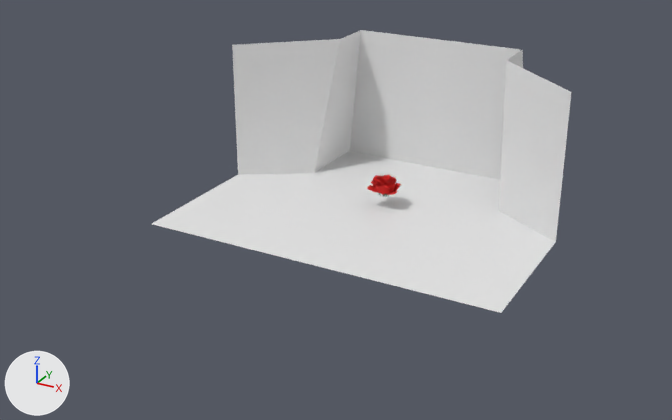
Before and after pictures for a commit that changed the glTF model models/rose2webar.glb.
Both versions are drawn from a 50 mm camera at (3.24, -6.77, 2.14) aimed at (-0.09, -0.72, -0.89). Lighting does not change. The marker at lower left points along +X, +Y and +Z. Where no turn or scale is listed for an object, it has been applied to the vertices. Vertices at the same position are counted once.

Objects in the first picture: 'Plane', 'emitter_plane', 'rose.001'.
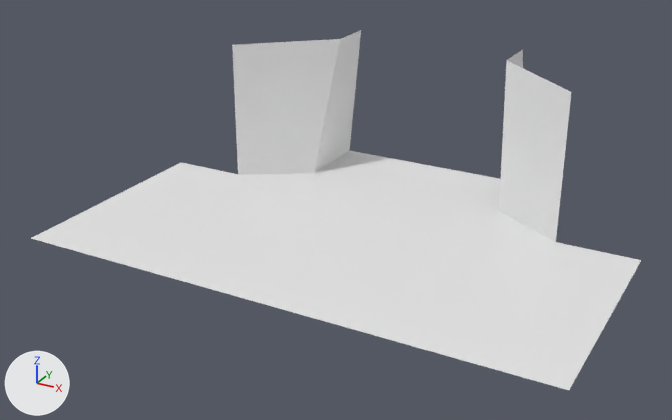
What differs and where, as boxes [x1, y1, x2, y2] in the pictures (672 x 420 px):
'Plane', reshaped (45% wider, 27% taller): before [152, 30, 572, 313]; after [31, 30, 641, 390]
'emitter_plane', deleted: before [350, 30, 521, 179]
'rose.001', deleted (red): before [367, 175, 401, 198]
    faces in mat_m_petal_007 (red #e7120e): [367, 175, 401, 195]
part 1 of me_plane, built on: before [152, 174, 555, 313]; after [31, 162, 641, 390]

Edits to the bpy script that builds the scene:
```text
Change me_plane:
    where me_plane.from_pydata(...)  # 16 vertices, 16 faces; spans x -1.53..1.53, y -1.21..1.17, z 0.0..1.24
    used by ob_plane; location = (0.0, -0.098, -1.092)
    verts and faces of me_plane; kept vertices keep their numbers, new ones are numbered from 16
    before: 0 (-1.53, -1.21, 0.0) at pixel (150, 223), 1 (1.53, -1.21, 0.0) at pixel (501, 312), 4 (1.53, 0.08, 0.0) at pixel (555, 242), 5 (-1.53, 0.08, 0.0) at pixel (238, 174), 6 (0.92, -1.21, 0.0) at pixel (419, 292)
    before: 7 (-0.92, -1.21, 0.0) at pixel (210, 239)
    me_plane part 1
    add for i in [0, 1, 6, 7]: verts[i] += (0.0, -0.68, 0.0)
    add verts[16] = (-2.2, -1.89, 0.0)  # pixel (30, 238)
    add verts[17] = (2.2, -1.89, 0.0)  # pixel (569, 390)
    add verts[18] = (2.2, 0.08, 0.0)  # pixel (641, 260)
    add verts[19] = (-2.2, 0.08, 0.0)  # pixel (181, 162)
    add faces += [(1, 17, 4), (4, 17, 18), (0, 5, 19), (0, 19, 16)]
Remove ob_rose_001:
    ob_rose_001 = bpy.data.objects.new('rose.001', me_beziercurve_007)
    ob_rose_001.location = (0.0, -0.027, -1.005)
Remove ob_emitter_plane:
    ob_emitter_plane = bpy.data.objects.new('emitter_plane', me_plane_001)
    ob_emitter_plane.location = (0.0, 1.05, -1.09)
```
